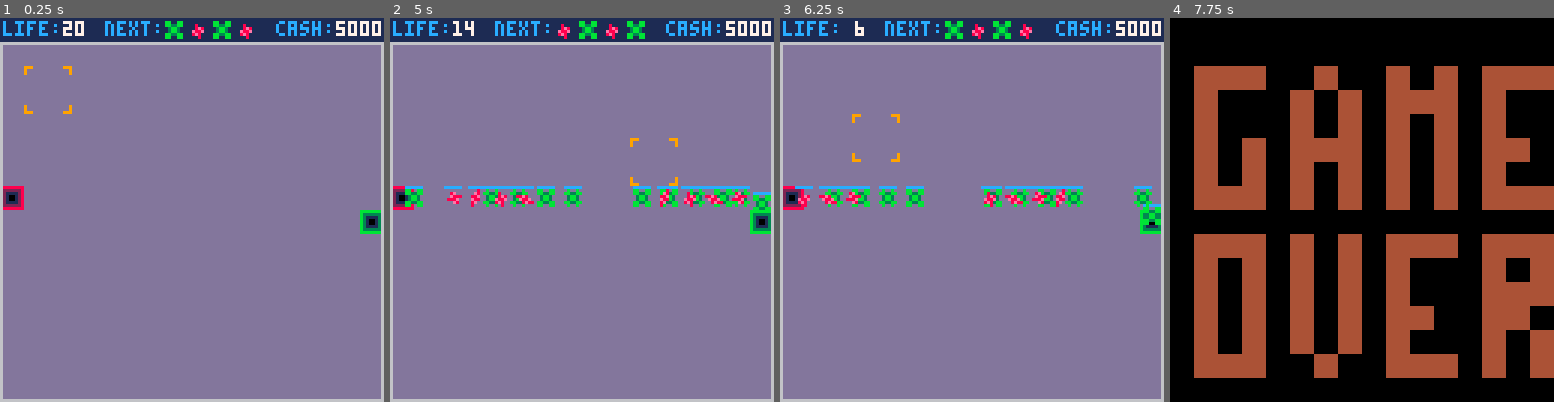
Above: before the commit, frames 1-4 (left to right).
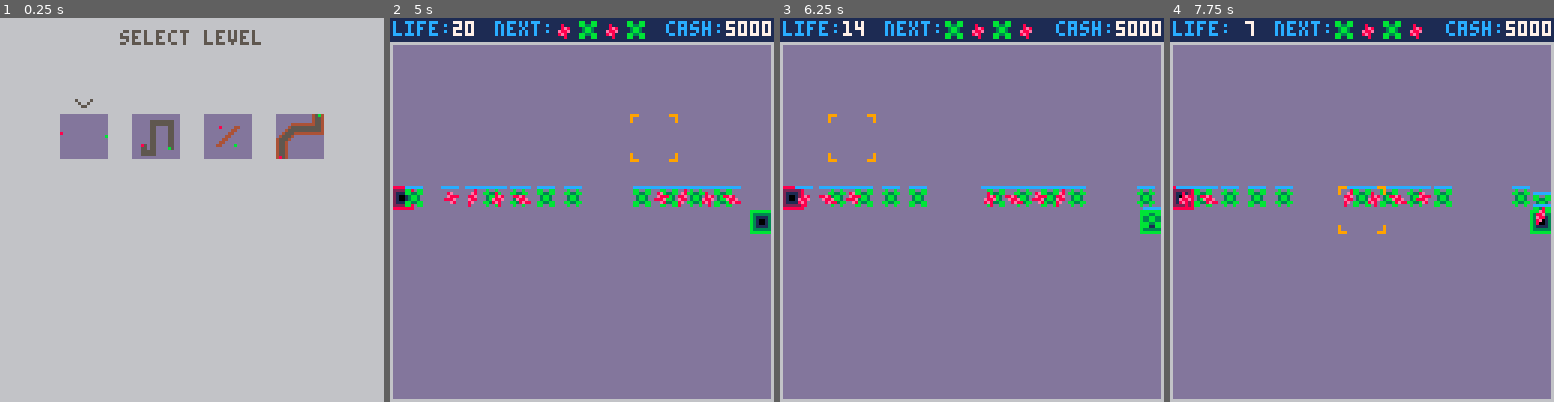
Above: after the commit, the same moments.

Repository: langchr86/pico-bubble-towers
Game: PICO-8 cartridge pico-proto.p8
The game is run twice, just before and just after one commit, with the same random seed, the same clock (stepped at 60 frames per second) and the same inputs.
Inputs:
- Up to frame 1 (0.25 s): no input
- Up to frame 2 (5 s): tap O (Z key) at 0.33, 0.7, 1.43, 2.22, 3.1, 3.98, 4.87 s; tap X (X key) at 1.07, 2.07, 2.4, 2.73, 3.07, 3.4, 3.73, 4.07, 4.4, 4.73 s; hold Left 1.97-2.37 s; hold Down 2.42-2.82 s; hold Right 2.87-3.53 s; hold Up 3.58-4.08 s; hold Right 4.13-4.53 s; hold Down from 4.58 s (still down)
- Up to frame 3 (6.25 s): tap X (X key) every 0.33 s from 5.07 to 6.07 s; release Down at 5.08 s; hold Left 5.13-5.8 s; tap O (Z key) at 5.75 s; hold Up 5.85-6.18 s; hold Left from 6.23 s (still down)
- Up to frame 4 (7.75 s): tap X (X key) every 0.33 s from 6.4 to 7.73 s; release Left at 6.63 s; tap O (Z key) at 6.63, 7.52 s; hold Down 6.68-7.08 s; hold Right from 7.13 s (still down)

The runs differ from the first frame. In frame 1, 92% of the frame differs, in the area x 0-100%, y 0-100%; in frame 2, 1.4%; in frame 3, 1.7%; in frame 4, 100%.

Commit message:
add basic level selection screen

Diff:
--- a/pico-proto.p8
+++ b/pico-proto.p8
@@ -12,6 +12,7 @@
 #include libs/table.lua
 #include libs/lua-star.lua
 
+#include src/minimap.lua
 #include src/utils.lua
 #include src/map.lua
 #include src/menu.lua
@@ -26,15 +27,16 @@
 #include src/tower.lua
 #include src/wave.lua
 #include src/game_session.lua
+#include src/level_selection_session.lua
 #include src/pico-proto.lua
 
 __gfx__
 000000001111111144444444dddddddd555555559990000000000999000000000000000000000000000000000000000000000000000000000000000000000000
 000000001111111144444444dddddddd555555559000000000000009000000000000000000000000000000000000000000000000000000000000000000000000
 007007001111111144444444dddddddd555555559000000000000009000000000000000000000000000000000000000000000000000000000000000000000000
-000770001111111144444444dddddddd555555550000000000000000000000000000000000000000000000000000000000000000000000000000000000000000
-000770001111111144444444dddddddd555555550000000000000000000000000000000000000000000000000000000000000000000000000000000000000000
-007007001111111144444444dddddddd555555550000000000000000000000000000000000000000000000000000000000000000000000000000000000000000
+000770001111111144444444dddddddd555555550000000000000000050000500000000000000000000000000000000000000000000000000000000000000000
+000770001111111144444444dddddddd555555550000000000000000005005000000000000000000000000000000000000000000000000000000000000000000
+007007001111111144444444dddddddd555555550000000000000000000550000000000000000000000000000000000000000000000000000000000000000000
 000000001111111144444444dddddddd555555550000000000000000000000000000000000000000000000000000000000000000000000000000000000000000
 000000001111111144444444dddddddd555555550000000000000000000000000000000000000000000000000000000000000000000000000000000000000000
 0000000088888888bbbbbbbb99000099000000000000000000000000000000000000000000000000000000000000000000000000000000000000000000000000
@@ -227,22 +229,22 @@
 0000000301000000000000000000000000418100000000000000000000000000000000000000000000000000000000000000000000000000000000000000000000000000000000000000000000000000000000000000000000000000000000000000000000000000000000000000000000000000000000000000000000000000
 0000000000000000000000000000000000000000000000000000000000000000000000000000000000000000000000000000000000000000000000000000000000000000000000000000000000000000000000000000000000000000000000000000000000000000000000000000000000000000000000000000000000000000
 __map__
-0101010101010101010101010101010101010101010101010101010101010101010101010101010101010101010101010000000000000000000000000000000000000000000000000000000000000000000000000000000000000000000000000000000000000000000000000000000000000000000000000000000000000000
-0303030303030303030303030303030303030303030303030303030303030303030303030303030303030303030303030000000000000000000000000000000000000000000000000000000000000000000000000000000000000000000000000000000000000000000000000000000000000000000000000000000000000000
-0303030303030303030303030303030303030303030303030303030303030303030303030303030303030303030303030000000000000000000000000000000000000000000000000000000000000000000000000000000000000000000000000000000000000000000000000000000000000000000000000000000000000000
-0303030303030303030303030303030303030303030303030303030303030303030303030303030303030303030303030000000000000000000000000000000000000000000000000000000000000000000000000000000000000000000000000000000000000000000000000000000000000000000000000000000000000000
-0303030303030303030303030303030303030303030303030303030303030303030303030303030303030202030303030000000000000000000000000000000000000000000000000000000000000000000000000000000000000000000000000000000000000000000000000000000000000000000000000000000000000000
-0303030303030303030303030303030303030303030303030303030303030303030303030311030303020203030303030000000000000000000000000000000000000000000000000000000000000000000000000000000000000000000000000000000000000000000000000000000000000000000000000000000000000000
-0303030303030303030303030303030303030303030304040404040404040303030303030303030303020303030303030000000000000000000000000000000000000000000000000000000000000000000000000000000000000000000000000000000000000000000000000000000000000000000000000000000000000000
-1103030303030303030303030303030303030303030304040404040404040303030303030303030302020303030303030000000000000000000000000000000000000000000000000000000000000000000000000000000000000000000000000000000000000000000000000000000000000000000000000000000000000000
-0303030303030303030303030303031203030303030304040303030304040303030303030303030202030303030303030000000000000000000000000000000000000000000000000000000000000000000000000000000000000000000000000000000000000000000000000000000000000000000000000000000000000000
-0303030303030303030303030303030303030303030304040303030304040303030303030303020203030303030303030000000000000000000000000000000000000000000000000000000000000000000000000000000000000000000000000000000000000000000000000000000000000000000000000000000000000000
-0303030303030303030303030303030303030303030304040303030304040303030303030302020303120303030303030000000000000000000000000000000000000000000000000000000000000000000000000000000000000000000000000000000000000000000000000000000000000000000000000000000000000000
-0303030303030303030303030303030303030311040304040303030304040303030303030202030303030303030303030000000000000000000000000000000000000000000000000000000000000000000000000000000000000000000000000000000000000000000000000000000000000000000000000000000000000000
-0303030303030303030303030303030303030304040304040303030312040303030303030303030303030303030303030000000000000000000000000000000000000000000000000000000000000000000000000000000000000000000000000000000000000000000000000000000000000000000000000000000000000000
-0303030303030303030303030303030303030304040404040303030303030303030303030303030303030303030303030000000000000000000000000000000000000000000000000000000000000000000000000000000000000000000000000000000000000000000000000000000000000000000000000000000000000000
-0303030303030303030303030303030303030304040404040303030303030303030303030303030303030303030303030000000000000000000000000000000000000000000000000000000000000000000000000000000000000000000000000000000000000000000000000000000000000000000000000000000000000000
-0303030303030303030303030303030303030303030303030303030303030303030303030303030303030303030303030000000000000000000000000000000000000000000000000000000000000000000000000000000000000000000000000000000000000000000000000000000000000000000000000000000000000000
+0101010101010101010101010101010101010101010101010101010101010101010101010101010101010101010101010101010101010101010101010101010100000000000000000000000000000000000000000000000000000000000000000000000000000000000000000000000000000000000000000000000000000000
+0303030303030303030303030303030303030303030303030303030303030303030303030303030303030303030303030303030303030303030303030204120200000000000000000000000000000000000000000000000000000000000000000000000000000000000000000000000000000000000000000000000000000000
+0303030303030303030303030303030303030303030303030303030303030303030303030303030303030303030303030303030303030303030303030204040200000000000000000000000000000000000000000000000000000000000000000000000000000000000000000000000000000000000000000000000000000000
+0303030303030303030303030303030303030303030304040404040404040303030303030303030303030303030303030303030303030303030303030204040200000000000000000000000000000000000000000000000000000000000000000000000000000000000000000000000000000000000000000000000000000000
+0303030303030303030303030303030303030303030304040404040404040303030303030303030303030303030303030303030303020202020202020204040200000000000000000000000000000000000000000000000000000000000000000000000000000000000000000000000000000000000000000000000000000000
+0303030303030303030303030303030303030303030304040303030304040303030303030311030303030202030303030303030302040404040404040404040200000000000000000000000000000000000000000000000000000000000000000000000000000000000000000000000000000000000000000000000000000000
+0303030303030303030303030303030303030303030304040303030304040303030303030303030303020203030303030303030204040404040404040404040200000000000000000000000000000000000000000000000000000000000000000000000000000000000000000000000000000000000000000000000000000000
+1103030303030303030303030303030303030303030304040303030304040303030303030303030302020303030303030303020404040202020202020202020200000000000000000000000000000000000000000000000000000000000000000000000000000000000000000000000000000000000000000000000000000000
+0303030303030303030303030303031203030303030304040303030304040303030303030303030202030303030303030302040404020303030303030303030300000000000000000000000000000000000000000000000000000000000000000000000000000000000000000000000000000000000000000000000000000000
+0303030303030303030303030303030303030303030304040303030304040303030303030303020203030303030303030204040402030303030303030303030300000000000000000000000000000000000000000000000000000000000000000000000000000000000000000000000000000000000000000000000000000000
+0303030303030303030303030303030303030303030304040303030304040303030303030302020303030303030303030204040203030303030303030303030300000000000000000000000000000000000000000000000000000000000000000000000000000000000000000000000000000000000000000000000000000000
+0303030303030303030303030303030303030311040304040303030304040303030303030202030303031203030303030204040203030303030303030303030300000000000000000000000000000000000000000000000000000000000000000000000000000000000000000000000000000000000000000000000000000000
+0303030303030303030303030303030303030304040304040303030312040303030303030303030303030303030303030204040203030303030303030303030300000000000000000000000000000000000000000000000000000000000000000000000000000000000000000000000000000000000000000000000000000000
+0303030303030303030303030303030303030304040404040303030303030303030303030303030303030303030303030204040203030303030303030303030300000000000000000000000000000000000000000000000000000000000000000000000000000000000000000000000000000000000000000000000000000000
+0303030303030303030303030303030303030304040404040303030303030303030303030303030303030303030303030204040203030303030303030303030300000000000000000000000000000000000000000000000000000000000000000000000000000000000000000000000000000000000000000000000000000000
+0303030303030303030303030303030303030303030303030303030303030303030303030303030303030303030303030211040203030303030303030303030300000000000000000000000000000000000000000000000000000000000000000000000000000000000000000000000000000000000000000000000000000000
 0000000000000000000000000000000000000000000000000000000000000000000000000000000000000000000000000000000000000000000000000000000000000000000000000000000000000000000000000000000000000000000000000000000000000000000000000000000000000000000000000000000000000000
 0000000000000000000000000000000000000000000000000000000000000000000000000000000000000000000000000000000000000000000000000000000000000000000000000000000000000000000000000000000000000000000000000000000000000000000000000000000000000000000000000000000000000000
 00020202000002000002000200020202000a000a000a000a000a00000a000000000000000000000000000000000000000000000000000000000000000000000000000000000000000000000000000000000000000000000000000000000000000000000000000000000000000000000000000000000000000000000000000000
--- /dev/null
+++ b/src/level_selection_session.lua
@@ -0,0 +1,98 @@
+-- Copyright 2024 by Christian Lang is licensed under CC BY-NC-SA 4.0
+
+---@class LevelSelectionSession
+---@field level_index number
+---@field level_count number
+---@field minimaps Minimap[]
+---@field next_game_session GameSession
+LevelSelectionSession = {}
+LevelSelectionSession.__index = LevelSelectionSession
+
+---@return LevelSelectionSession
+function LevelSelectionSession:New()
+  local o = {
+    level_index = 0,
+    level_count = 4,
+    minimaps = {},
+    next_game_session = nil,
+  }
+
+  local instance = --[[---@type LevelSelectionSession]] setmetatable(o, self)
+  instance:Init()
+  return instance
+end
+
+function LevelSelectionSession:Init()
+  for l = 0, self.level_count - 1 do
+    local top_left_tile = self.CalculateLevelOrigin(l)
+    top_left_tile.y = top_left_tile.y + 1
+    self.minimaps[l] = Minimap:New(top_left_tile, kMapSizeInTiles, kMapSizeInTiles - 1)
+  end
+end
+
+function LevelSelectionSession:Reset()
+  self.level_index = 0
+  self.next_game_session = nil
+end
+
+function LevelSelectionSession:MoveUp()
+end
+
+function LevelSelectionSession:MoveDown()
+end
+
+function LevelSelectionSession:MoveLeft()
+  self.level_index = self.level_index - 1
+  if self.level_index < 0 then
+    self.level_index = self.level_count - 1
+  end
+end
+
+function LevelSelectionSession:MoveRight()
+  self.level_index = self.level_index + 1
+  if self.level_index >= self.level_count then
+    self.level_index = 0
+  end
+end
+
+function LevelSelectionSession:PressO()
+end
+
+function LevelSelectionSession:PressX()
+  local top_left_tile = self.CalculateLevelOrigin(self.level_index)
+  Map:SetOffset(top_left_tile)
+
+  self.next_game_session = GameSession:New()
+  self.next_game_session:AddWaves(CreateWaveList(100))
+end
+
+function LevelSelectionSession:Update()
+  if self.next_game_session then
+    return self.next_game_session
+  else
+    return self
+  end
+end
+
+function LevelSelectionSession:Draw()
+  rectfill(0, 0, 128, 128, 6)
+  PrintCenterX("select level", 4, 5)
+
+  local minimap_offsets = kMapSizeInTiles + kTileSize
+
+  local map_pos = Point:New(20, 32)
+
+  local cursor_pos = Point:New(map_pos.x + kTileSize / 2 + self.level_index * minimap_offsets, map_pos.y - kTileSize)
+  spr(7, cursor_pos.x, cursor_pos.y)
+
+  for l = 0, self.level_count - 1 do
+    self.minimaps[l]:Draw(map_pos)
+    map_pos.x = map_pos.x + minimap_offsets
+  end
+end
+
+---@param level_index number
+---@return Point
+function LevelSelectionSession.CalculateLevelOrigin(level_index)
+  return Point:New((level_index % kMapRowSize) * kMapSizeInTiles, flr(level_index / kMapRowSize) * kMapSizeInTiles)
+end
--- /dev/null
+++ b/src/minimap.lua
@@ -0,0 +1,49 @@
+-- Copyright 2024 by Christian Lang is licensed under CC BY-NC-SA 4.0
+
+---@class Minimap
+---@field width number
+---@field height number
+---@field color_data number[][]
+Minimap = {}
+Minimap.__index = Minimap
+
+---@param top_left_tile Point
+---@param width number
+---@param height number
+---@return Minimap
+function Minimap:New(top_left_tile, width, height)
+  local o = {
+    width = width,
+    height = height,
+    color_data = {},
+  }
+
+  local instance = --[[---@type Minimap]] setmetatable(o, self)
+  instance:Init(top_left_tile)
+  return instance
+end
+
+---@param top_left_tile Point
+function Minimap:Init(top_left_tile)
+  Map:SetOffset(top_left_tile)
+
+  for x = 0, self.width - 1 do
+    self.color_data[x] = {}
+    for y = 0, self.height - 1 do
+      local tile_pos = Point:New(x, y)
+      local sprite = Map:GetSprite(tile_pos)
+      local color = Map:GetSpriteMainColor(sprite)
+      self.color_data[x][y] = color
+    end
+  end
+end
+
+---@param pixel_pos Point
+function Minimap:Draw(pixel_pos)
+  for x = 0, self.width - 1 do
+    for y = 0, self.height - 1 do
+      local color = self.color_data[x][y]
+      pset(x + pixel_pos.x, y + pixel_pos.y, color)
+    end
+  end
+end
--- a/src/pico-proto.lua
+++ b/src/pico-proto.lua
@@ -12,11 +12,7 @@
   menu:Update()
 end
 
-map_index = 0
-Map:SetOffset(Point:New((map_index % kMapRowSize) * kMapSizeInTiles, flr(map_index / kMapRowSize) * kMapSizeInTiles))
-
-local active_session = GameSession:New()
-active_session:AddWaves(CreateWaveList(100))
+local active_session = LevelSelectionSession:New()
 
 ---@type boolean
 g_show_debug_info = false
